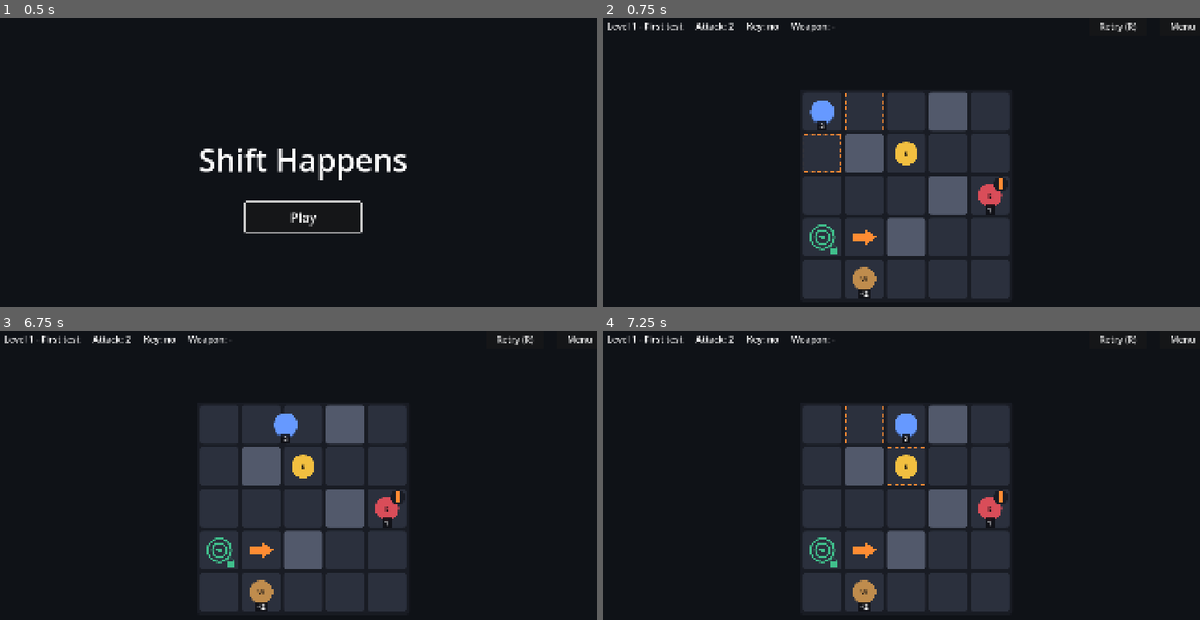
Above: before the commit, frames 1-4 (two rows, left to right).
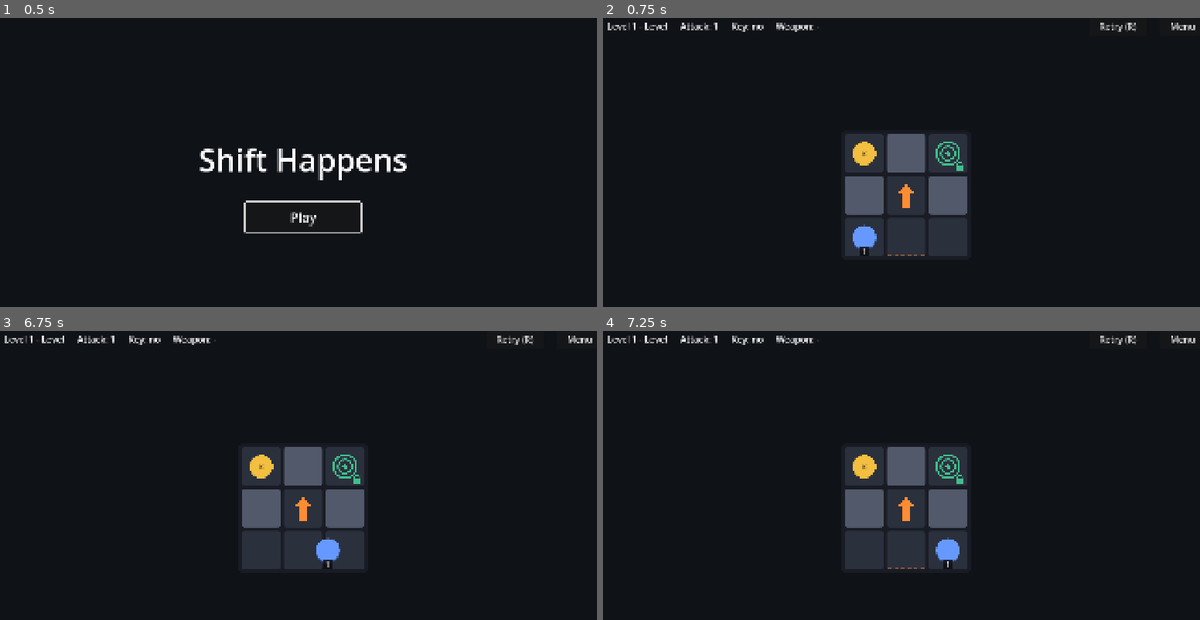
Above: after the commit, the same moments.

Repository: mattsoli/gameoff2026
Game: Godot game, scene res://scenes/main_menu/main_menu.tscn
Two runs of this game, one before a commit and one after it. Both use one fixed random seed, a clock stepped at 60 frames per second and the inputs below.
Inputs (mouse positions are in pixels of both pictures, inside the frame that each line leads up to):
- Up to frame 1 (0.5 s): no input
- Up to frame 2 (0.75 s): click "Play" at 0.5 s
- Up to frame 3 (6.75 s): click "Retry (R)" at 1.25 s; click "Retry (R)" at 2 s; click "Retry (R)" at 2.75 s; click "Menu" at 3.5 s; click "Play" at 4.25 s; tap Enter at 5 s; drag from (304, 507) to (364, 423) at 5.02 s; tap R (restart_level) at 5.75, 6.5 s; drag from (179, 515) to (274, 567) at 5.77 s; move the mouse to (364, 423) at 6.52 s; hold D (move_right) from 6.53 s (still down)
- Up to frame 4 (7.25 s): keep holding D (move_right)

Frame 1 is identical in both runs. In frame 2, 18% of the frame differs, in the area x 7-69%, y 1-98%; in frame 3, 18%; in frame 4, 18%.

Commit message:
+ 3 test levels

Diff:
--- a/data/entities/basic_weapon.tres
+++ /dev/null
@@ -1,11 +0,0 @@
-[gd_resource type="Resource" script_class="WeaponDefinition" format=3]
-
-[ext_resource type="Script" path="res://src/settings/weapon_definition.gd" id="1_2lxha"]
-
-[resource]
-script = ExtResource("1_2lxha")
-attack_bonus = 2
-id = &"basic_weapon"
-display_name = "Basic weapon"
-color = Color(0.75, 0.55, 0.3, 1)
-label = "W"
--- a/data/entities/enemy_basic.tres
+++ b/data/entities/enemy_basic.tres
@@ -1,9 +1,10 @@
-[gd_resource type="Resource" script_class="EnemyDefinition" format=3]
+[gd_resource type="Resource" script_class="EnemyDefinition" format=3 uid="uid://7pvxgqfrhk5t"]
 
-[ext_resource type="Script" path="res://src/settings/enemy_definition.gd" id="1_gb0p6"]
+[ext_resource type="Script" uid="uid://bgxeok7o21s3k" path="res://src/settings/enemy_definition.gd" id="1_gb0p6"]
 
 [resource]
 script = ExtResource("1_gb0p6")
+attack = 2
 id = &"enemy_basic"
 display_name = "Basic enemy"
 color = Color(0.85, 0.3, 0.35, 1)
--- a/data/entities/enemy_strong.tres
+++ b/data/entities/enemy_strong.tres
@@ -1,10 +1,10 @@
-[gd_resource type="Resource" script_class="EnemyDefinition" format=3]
+[gd_resource type="Resource" script_class="EnemyDefinition" format=3 uid="uid://coxdtc1lalpoc"]
 
-[ext_resource type="Script" path="res://src/settings/enemy_definition.gd" id="1_g5tga"]
+[ext_resource type="Script" uid="uid://bgxeok7o21s3k" path="res://src/settings/enemy_definition.gd" id="1_g5tga"]
 
 [resource]
 script = ExtResource("1_g5tga")
-attack = 3
+attack = 4
 id = &"enemy_strong"
 display_name = "Strong enemy"
 color = Color(0.6, 0.6, 0.7, 1)
--- /dev/null
+++ b/data/entities/weapon_basic.tres
@@ -0,0 +1,11 @@
+[gd_resource type="Resource" script_class="WeaponDefinition" format=3 uid="uid://h0mjp3aqu158"]
+
+[ext_resource type="Script" uid="uid://ba05kt1gsss6u" path="res://src/settings/weapon_definition.gd" id="1_uibrl"]
+
+[resource]
+script = ExtResource("1_uibrl")
+attack_bonus = 2
+id = &"basic_weapon"
+display_name = "Basic weapon"
+color = Color(0.75, 0.55, 0.3, 1)
+label = "W"
--- /dev/null
+++ b/data/entities/weapon_strong.tres
@@ -0,0 +1,11 @@
+[gd_resource type="Resource" script_class="WeaponDefinition" format=3 uid="uid://dlpisrovqt5jy"]
+
+[ext_resource type="Script" uid="uid://ba05kt1gsss6u" path="res://src/settings/weapon_definition.gd" id="1_2lxha"]
+
+[resource]
+script = ExtResource("1_2lxha")
+attack_bonus = 4
+id = &"strong_weapon"
+display_name = "Strong weapon"
+color = Color(0.96931845, 0.3511932, 0.3771734, 1)
+label = "R"
--- a/data/levels/default_legend.tres
+++ b/data/levels/default_legend.tres
@@ -1,15 +1,16 @@
-[gd_resource type="Resource" script_class="LevelLegend" format=3]
+[gd_resource type="Resource" script_class="LevelLegend" format=3 uid="uid://byd1fi3gfodd0"]
 
-[ext_resource type="Script" path="res://src/settings/entity_definition.gd" id="1_sytgo"]
-[ext_resource type="Resource" path="res://data/entities/key.tres" id="2_t1al5"]
-[ext_resource type="Resource" path="res://data/entities/enemy_basic.tres" id="3_lk5g8"]
-[ext_resource type="Resource" path="res://data/entities/enemy_strong.tres" id="4_emfka"]
-[ext_resource type="Resource" path="res://data/entities/basic_weapon.tres" id="5_b16yo"]
-[ext_resource type="Script" path="res://src/settings/level_legend.gd" id="6_jc335"]
-[ext_resource type="Script" path="res://src/settings/tile_definition.gd" id="7_dbm7q"]
-[ext_resource type="Resource" path="res://data/tiles/floor.tres" id="8_df18x"]
-[ext_resource type="Resource" path="res://data/tiles/wall.tres" id="9_i1py4"]
-[ext_resource type="Resource" path="res://data/tiles/goal.tres" id="10_av567"]
+[ext_resource type="Script" uid="uid://baql7puxghbkh" path="res://src/settings/entity_definition.gd" id="1_sytgo"]
+[ext_resource type="Resource" uid="uid://bu7vlhgl1ttld" path="res://data/entities/key.tres" id="2_t1al5"]
+[ext_resource type="Resource" uid="uid://7pvxgqfrhk5t" path="res://data/entities/enemy_basic.tres" id="3_lk5g8"]
+[ext_resource type="Resource" uid="uid://coxdtc1lalpoc" path="res://data/entities/enemy_strong.tres" id="4_emfka"]
+[ext_resource type="Resource" uid="uid://h0mjp3aqu158" path="res://data/entities/weapon_basic.tres" id="5_t1al5"]
+[ext_resource type="Script" uid="uid://vlkf1ndjaoxp" path="res://src/settings/level_legend.gd" id="6_jc335"]
+[ext_resource type="Resource" uid="uid://dlpisrovqt5jy" path="res://data/entities/weapon_strong.tres" id="6_lk5g8"]
+[ext_resource type="Script" uid="uid://cw13whhvesxmr" path="res://src/settings/tile_definition.gd" id="7_dbm7q"]
+[ext_resource type="Resource" uid="uid://b1m567jort8ih" path="res://data/tiles/floor.tres" id="8_df18x"]
+[ext_resource type="Resource" uid="uid://ceeqlavbqqe5p" path="res://data/tiles/wall.tres" id="9_i1py4"]
+[ext_resource type="Resource" uid="uid://d002sx1i2c56q" path="res://data/tiles/goal.tres" id="10_av567"]
 
 [resource]
 script = ExtResource("6_jc335")
@@ -21,6 +22,7 @@
 entities = Dictionary[String, ExtResource("1_sytgo")]({
 "E": ExtResource("3_lk5g8"),
 "K": ExtResource("2_t1al5"),
+"R": ExtResource("6_lk5g8"),
 "S": ExtResource("4_emfka"),
-"W": ExtResource("5_b16yo")
+"W": ExtResource("5_t1al5")
 })
--- a/data/levels/level_01.tres
+++ b/data/levels/level_01.tres
@@ -1,24 +1,18 @@
-[gd_resource type="Resource" script_class="LevelDefinition" format=3 uid="uid://d1ncsa3hefa47"]
+[gd_resource type="Resource" script_class="LevelDefinition" format=3 uid="uid://ciunaqlopocts"]
 
-[ext_resource type="Resource" path="res://data/levels/default_legend.tres" id="1_r1f35"]
+[ext_resource type="Resource" uid="uid://byd1fi3gfodd0" path="res://data/levels/default_legend.tres" id="1_r1f35"]
 [ext_resource type="Script" uid="uid://cv6c2l4dtfiiv" path="res://src/settings/level_definition.gd" id="2_55y67"]
 
 [resource]
 script = ExtResource("2_55y67")
-display_name = "First test"
 legend = ExtResource("1_r1f35")
-tiles_layout = ". . . # .
-. # . . .
-. . . # .
-G . # . .
-. . . . ."
-entities_layout = "P . . . .
-. . K . .
-. . . . E
-. . . . .
-. W . . ."
-arrows_layout = ". . . . .
-. . . . .
-. . . . v
-. > . . .
-. . . . ."
+tiles_layout = ". # G
+# . #
+. . ."
+entities_layout = "K . .
+. . .
+P . ."
+arrows_layout = ". . .
+. ^ .
+. . ."
+metadata/_custom_type_script = "uid://cv6c2l4dtfiiv"
--- a/data/levels/level_02.tres
+++ b/data/levels/level_02.tres
@@ -1,27 +1,21 @@
-[gd_resource type="Resource" script_class="LevelDefinition" format=3 uid="uid://bhtvu0a0etars"]
+[gd_resource type="Resource" script_class="LevelDefinition" format=3 uid="uid://n1w6cbpllxbc"]
 
-[ext_resource type="Resource" path="res://data/levels/default_legend.tres" id="1_tpd5n"]
+[ext_resource type="Resource" uid="uid://byd1fi3gfodd0" path="res://data/levels/default_legend.tres" id="1_tpd5n"]
 [ext_resource type="Script" uid="uid://cv6c2l4dtfiiv" path="res://src/settings/level_definition.gd" id="2_aib7a"]
 
 [resource]
 script = ExtResource("2_aib7a")
-display_name = "Second test"
 legend = ExtResource("1_tpd5n")
-tiles_layout = ". . . . # .
-. # . . . .
-. . # . . G
-. . . . # .
-# . . . . .
-. . . # . ."
-entities_layout = "P . . . . .
-. . . S . .
-. W . . . .
-. . . . . .
-. . E . K .
-. . . . . ."
-arrows_layout = ". . . . . .
-. . . < . .
-. ^ . . . .
-. . . . . .
-. . > . . .
-. . . . . v"
+tiles_layout = "G . . .
+# . # .
+# # . .
+. . . ."
+entities_layout = ". S . P
+. K . .
+. . W .
+. . S ."
+arrows_layout = ". . < .
+. . . .
+. . . .
+v . . ."
+metadata/_custom_type_script = "uid://cv6c2l4dtfiiv"
--- /dev/null
+++ b/data/levels/level_03.tres
@@ -0,0 +1,24 @@
+[gd_resource type="Resource" script_class="LevelDefinition" format=3 uid="uid://de8hqvga2k043"]
+
+[ext_resource type="Resource" uid="uid://byd1fi3gfodd0" path="res://data/levels/default_legend.tres" id="1_q8pf3"]
+[ext_resource type="Script" uid="uid://cv6c2l4dtfiiv" path="res://src/settings/level_definition.gd" id="1_vr7sb"]
+
+[resource]
+script = ExtResource("1_vr7sb")
+legend = ExtResource("1_q8pf3")
+tiles_layout = "G # . . #
+# . . . .
+. # # . .
+. . # . .
+. . . . #"
+entities_layout = ". . . E .
+. E P . .
+W . . . .
+S . . . S
+R K E . ."
+arrows_layout = ". . v . .
+. . . . .
+. . . . <
+. > . . ^
+. . . . ."
+metadata/_custom_type_script = "uid://cv6c2l4dtfiiv"
--- /dev/null
+++ b/data/levels/test_01.tres
@@ -0,0 +1,24 @@
+[gd_resource type="Resource" script_class="LevelDefinition" format=3 uid="uid://d1ncsa3hefa47"]
+
+[ext_resource type="Resource" path="res://data/levels/default_legend.tres" id="1_r1f35"]
+[ext_resource type="Script" uid="uid://cv6c2l4dtfiiv" path="res://src/settings/level_definition.gd" id="2_55y67"]
+
+[resource]
+script = ExtResource("2_55y67")
+display_name = "First test"
+legend = ExtResource("1_r1f35")
+tiles_layout = ". . . # .
+. # . . .
+. . . # .
+G . # . .
+. . . . ."
+entities_layout = "P . . . .
+. . K . .
+. . . . E
+. . . . .
+. W . . ."
+arrows_layout = ". . . . .
+. . . . .
+. . . . v
+. > . . .
+. . . . ."
--- /dev/null
+++ b/data/levels/test_02.tres
@@ -0,0 +1,27 @@
+[gd_resource type="Resource" script_class="LevelDefinition" format=3 uid="uid://bhtvu0a0etars"]
+
+[ext_resource type="Resource" path="res://data/levels/default_legend.tres" id="1_tpd5n"]
+[ext_resource type="Script" uid="uid://cv6c2l4dtfiiv" path="res://src/settings/level_definition.gd" id="2_aib7a"]
+
+[resource]
+script = ExtResource("2_aib7a")
+display_name = "Second test"
+legend = ExtResource("1_tpd5n")
+tiles_layout = ". . . . # .
+. # . . . .
+. . # . . G
+. . . . # .
+# . . . . .
+. . . # . ."
+entities_layout = "P . . . . .
+. . . S . .
+. W . . . .
+. . . . . .
+. . E . K .
+. . . . . ."
+arrows_layout = ". . . . . .
+. . . < . .
+. ^ . . . .
+. . . . . .
+. . > . . .
+. . . . . v"
--- a/data/settings/board_visual_settings.tres
+++ b/data/settings/board_visual_settings.tres
@@ -1,6 +1,6 @@
-[gd_resource type="Resource" script_class="BoardVisualSettings" format=3]
+[gd_resource type="Resource" script_class="BoardVisualSettings" format=3 uid="uid://dqwgmd8xqgss8"]
 
-[ext_resource type="Script" path="res://src/settings/board_visual_settings.gd" id="1_58a1q"]
+[ext_resource type="Script" uid="uid://dnjq1chk3kbsy" path="res://src/settings/board_visual_settings.gd" id="1_58a1q"]
 
 [resource]
 script = ExtResource("1_58a1q")
--- a/data/settings/combat_settings.tres
+++ b/data/settings/combat_settings.tres
@@ -1,6 +1,11 @@
-[gd_resource type="Resource" script_class="CombatSettings" format=3]
+[gd_resource type="Resource" script_class="CombatSettings" format=3 uid="uid://qn7pin2fa036"]
 
-[ext_resource type="Script" path="res://src/settings/combat_settings.gd" id="1_iunuj"]
+[ext_resource type="Script" uid="uid://b871361qy52sh" path="res://src/settings/combat_settings.gd" id="1_iunuj"]
 
 [resource]
 script = ExtResource("1_iunuj")
+intro_duration = 0.1
+pause_before_resolution = 0.5
+attack_duration = 0.25
+defeat_duration = 0.3
+result_pause = 0.6
--- a/data/settings/game_settings.tres
+++ b/data/settings/game_settings.tres
@@ -1,16 +1,17 @@
 [gd_resource type="Resource" script_class="GameSettings" format=3 uid="uid://ccc432p70k0dc"]
 
-[ext_resource type="Resource" path="res://data/settings/board_visual_settings.tres" id="1_pj6oq"]
-[ext_resource type="Resource" path="res://data/settings/combat_settings.tres" id="2_jaxr3"]
+[ext_resource type="Resource" uid="uid://dqwgmd8xqgss8" path="res://data/settings/board_visual_settings.tres" id="1_pj6oq"]
+[ext_resource type="Resource" uid="uid://qn7pin2fa036" path="res://data/settings/combat_settings.tres" id="2_jaxr3"]
 [ext_resource type="Script" uid="uid://cv6c2l4dtfiiv" path="res://src/settings/level_definition.gd" id="3_j336a"]
-[ext_resource type="Resource" uid="uid://d1ncsa3hefa47" path="res://data/levels/level_01.tres" id="4_jwwgd"]
-[ext_resource type="Resource" uid="uid://bhtvu0a0etars" path="res://data/levels/level_02.tres" id="5_rq03w"]
-[ext_resource type="Resource" path="res://data/settings/player.tres" id="6_qcty3"]
+[ext_resource type="Resource" uid="uid://ciunaqlopocts" path="res://data/levels/level_01.tres" id="6_jaxr3"]
+[ext_resource type="Resource" uid="uid://bkwdw0mjinc5p" path="res://data/settings/player.tres" id="6_qcty3"]
 [ext_resource type="Script" uid="uid://bo7k3pqqgei4i" path="res://src/settings/game_settings.gd" id="7_a2h68"]
+[ext_resource type="Resource" uid="uid://n1w6cbpllxbc" path="res://data/levels/level_02.tres" id="7_j336a"]
+[ext_resource type="Resource" uid="uid://de8hqvga2k043" path="res://data/levels/level_03.tres" id="8_jwwgd"]
 
 [resource]
 script = ExtResource("7_a2h68")
 player = ExtResource("6_qcty3")
-levels = Array[ExtResource("3_j336a")]([ExtResource("4_jwwgd"), ExtResource("5_rq03w")])
+levels = Array[ExtResource("3_j336a")]([ExtResource("6_jaxr3"), ExtResource("7_j336a"), ExtResource("8_jwwgd")])
 board = ExtResource("1_pj6oq")
 combat = ExtResource("2_jaxr3")
--- a/data/settings/player.tres
+++ b/data/settings/player.tres
@@ -1,7 +1,6 @@
-[gd_resource type="Resource" script_class="PlayerDefinition" format=3]
+[gd_resource type="Resource" script_class="PlayerDefinition" format=3 uid="uid://bkwdw0mjinc5p"]
 
-[ext_resource type="Script" path="res://src/settings/player_definition.gd" id="1_jach6"]
+[ext_resource type="Script" uid="uid://wh2s4o0hc0u0" path="res://src/settings/player_definition.gd" id="1_jach6"]
 
 [resource]
 script = ExtResource("1_jach6")
-attack = 2
